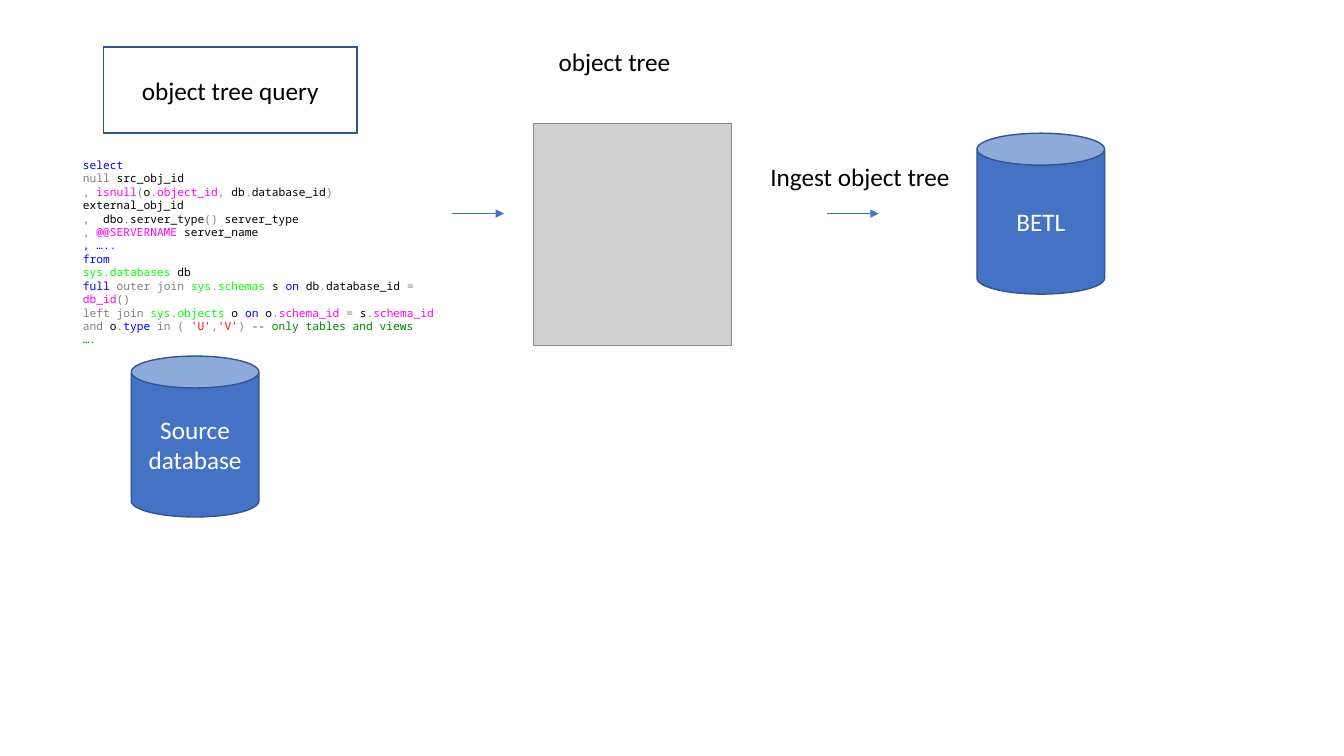
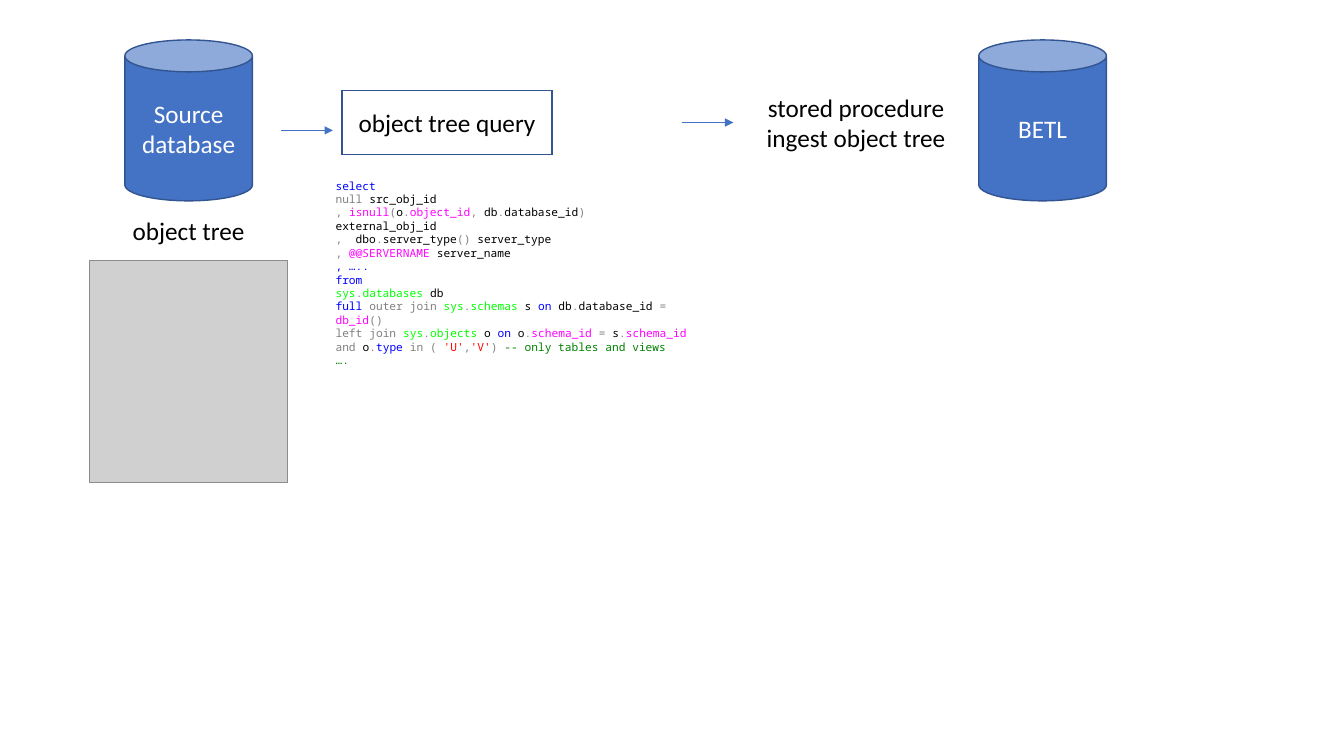
Before and after one commit to basvdberg/BETL, a slide deck: slide 6 of image/betl_architecture.pptx. Drawn at 1344x756 pixels with LibreOffice and Linux fonts; fonts in the diff are those of the drawing; grey boxes stand for pictures. Boxes give left, top, right and bottom in pixels: in the first picture for what was removed or moved away, otherwise in the second. Text is boxed around its words. In the diff, an @@ line names an element or a change of style, - is before the commit and + after.

```diff
--- a/image/betl_architecture.pptx
+++ b/image/betl_architecture.pptx
@@ cylinder "Source database": place and size @@
-cylinder "Source database" at bbox=[131, 356, 259, 517]
+cylinder "Source database" at bbox=[125, 40, 253, 202]
@@ cylinder "BETL": place and size @@
-cylinder "BETL" at bbox=[977, 133, 1105, 294]
+cylinder "BETL" at bbox=[979, 40, 1107, 202]
@@ rectangle "object tree query": place and size @@
-rectangle "object tree query" at bbox=[104, 47, 357, 133]
+rectangle "object tree query" at bbox=[342, 91, 552, 154]
@@ text at bbox=[767, 99, 945, 152]: text changed @@
-Ingest object tree
+stored procedure ingest object tree
@@ arrow moved from (453, 214) - (504, 214) to (281, 130) - (333, 130) @@
@@ arrow moved from (827, 214) - (879, 214) to (682, 123) - (734, 123) @@
@@ text "select": place and size @@
-text "select" at bbox=[83, 160, 434, 333]
+text "select" at bbox=[336, 181, 686, 354]
@@ text "object tree": place and size @@
-text "object tree" at bbox=[559, 53, 670, 76]
+text "object tree" at bbox=[133, 222, 244, 245]
@@ picture: place and size @@
-picture at bbox=[534, 124, 733, 346]
+picture at bbox=[90, 260, 288, 482]
```
Also in this commit, not shown: 1 other file.
